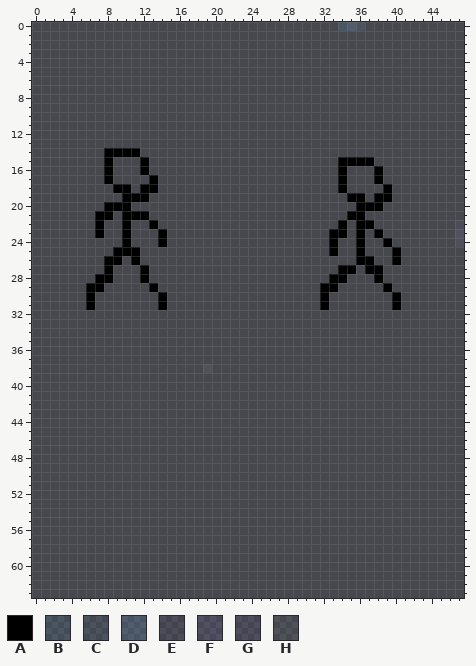
Two states of a pixel-art sprite, Hero_Parody1.png. The picture above was drawn from the file before the commit.
The file is 48x64 pixels. Pixels under 10% opacity are left out. Colours within 5 levels of each other are drawn and written as one.
Palette (. is transparent): A #000000  B #5b8aa935  C #708fa729  D #698cb14e  E #877bb71b  F #877cb92d  G #877dbb21  H #9b9eb31e
Pixels before (only the part around the change), first column x 0:
 0 ..................................BDC...........
 1 ................................................
 2 ................................................
 3 ................................................
 4 ................................................
 5 ................................................
 6 ................................................
 7 ................................................
 8 ................................................
 9 ................................................
10 ................................................
11 ................................................
12 ................................................
13 ................................................
14 ........AAAA....................................
15 ........A...A.....................AAAA..........
16 ........A...A.....................A...A.........
17 ........A....A....................A...A.........
18 .........AA.AA....................A....A........
19 ..........AAA......................AA.AA........
20 ........AAA.........................AAA.........
21 .......AA.AAA......................AA...........
22 .......A..A..A....................A.AA.........E
23 .......A..A...A..................AA.A.A........F
24 ..........A...A..................A..A..A.......G
25 .........AAA.....................A..A...A.......
26 ........AA.A........................AA..A.......
27 ........A...A.....................AA.AA.........
28 .......AA...A....................AA...A.........
29 ......AA.....A..................AA.....A........
30 ......A.......A.................A.......A.......
31 ......A.......A.................A.......A.......
32 ................................................
33 ................................................
34 ................................................
35 ................................................
36 ................................................
37 ................................................
38 ...................H............................
39 ................................................
40 ................................................
41 ................................................
42 ................................................
43 ................................................
44 ................................................
45 ................................................
46 ................................................
47 ................................................
48 ................................................
49 ................................................
50 ................................................
51 ................................................
52 ................................................
53 ................................................
54 ................................................
55 ................................................
56 ................................................
57 ................................................
58 ................................................
59 ................................................
60 ................................................
61 ................................................
62 ................................................
63 ................................................
Once edited:
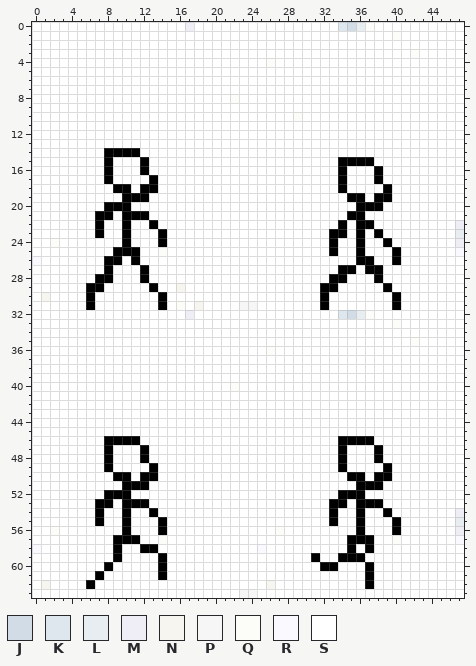
Colours new in this view: J #d1dce7  K #dde7ed  L #e8edf1  M #efeef6  N #f6f5f0  P #f6f6f6  Q #fcfcf9  R #f9f9ff  S #ffffff
From old to new:
Changed rows in their new state; - is an unchanged pixel.
first column x 0:
 0 SSSSSSSSSSSSSSSSSMSSSSSSSSSSSSSSSSKJLQSSSSSSSSSS
 1 SSSSSSSSSSSSSSSSSSSSSSSSSSSSSSSSSSSSSSSSQSSSSSSS
 2 SSSSSSSSSSSSSSSSSSSSSSSSSSSSSSSSSSSSSSSSSSSSSSSS
 3 SSSSSSSSSSSSSSSSSSSSSSSSSSSSSSSSSSSSSSSSSSQSSSSS
 4 SSSSSSSSSSSSSSSSSSSSSSSSSSQSSSSSSSSSSSSSSSSSSSSS
 5 SSSSSSSSSSSSSSSSSSSSSSSSSSSSSSSSSSSSSSSSSSSSSSSS
 6 SSSSSSSSSSSSSSSSSSSSSSSSSSSSSSSSSSSSSSSSSSSSSSSS
 7 SSSSSSSSSSSSSSSSSSSSSSSSSSSSSSSSSSSSSSSSSSSSSSSS
 8 SSSSSSSSSSSSSSSSSSSSSSQSSSSSSSSSSSSSSSSSSSSSSSSS
 9 SSSSSSSSSSSSSSSSSSSSSSSSSSSSSSSSSSSSSSSSSSSSSSSS
10 SSSSSSSSSSSSSSSSSSSSSSSSSSSSSQSSSSSSSSSSSSSSSSSS
11 SSSSSSSSSSSSSSSSSSSSSSSSSSSSSSSSSSSSSSSSSSSSSSSS
12 SSSSSSSSSSSSSSSSSSSSSSSSSSSSSSSSSSSSSSSSSSSSSSSS
13 SSSSSSSSSSSSSSSSSSSSSSSSSSSSSSSSSSSSSSSSSSSSSSSS
14 SSSSSSSS----SSSSSSSSSSSSSSSSSSSSSSSSSSSSSSSSSSSS
15 SSSSSSSS-SSS-SSSSSSSSSSSSSSSSSSSSS----SSSSSSSSSS
16 SSSSSSSS-SSS-SSSSSSSSSSSSSSSSSSSSS-SSS-SSSSSSSSS
17 SSSSSSSS-SSSS-SSSSSSSSSSSSSSSSSSSS-SSS-SSSSSSSSS
18 SSSSSSSSS--S--SSSSSSSSSSSSSSSSSSSS-SSSS-SSSSSSSS
19 SSSSSSSSSS---SSSSSSSSSSSSSSSSSSSSSS--S--SSSSSSSS
20 SSSSSSSS---SSSSSSSSSSSSSSSSSSSSSSSSS---SSSSSSSSS
21 SSSSSSS--S---SSSSSSSSSSSSSSSSSSSSSS--SSSSSSSSSSS
22 SSSSSSS-SS-SS-SSSSSSSSSSSSSSSSSSSS-S--SSSSSSSSSM
23 SSSSSSS-SS-SSS-SSSSSSSSSSSSSSSSSS--S-S-SSSSSSSSL
24 SSQSSSSSSS-SSS-SSSSSSSSSSSSSSSSSS-SS-SS-SSSSSSSM
25 SSSSSSSSS---SSQSSSSSSSSSSSSSSSSSS-SS-SSS-SSSSSSR
26 RSSSSSSS--S-SSSSSSSSSSSSSSSSSSSSSSSS--SS-SSSSSSS
27 SSSSSSSS-SSS-SSSSSSSSSSSSSSSSSSSSS--S--SSSSSSSSS
28 SSSSSSS--SSS-SSSSSSSSSSSSSSSSSSSS--SSS-SSSSSSSSS
29 SSSSSS--SSSSS-SSNSSSSSSSSSSSSSSS--SSSSS-SSSSSSSS
30 SNSSSS-SSSSSSS-SSSSSSSSSSSSSSSSS-SSSSSSS-SSSSSSS
31 SSSSSS-SSSSSSS-SQSNSSSSPPSSSSSSS-SSSSSSS-SSSSSSS
32 SSSSSSSSSSSSSSSSSMSSSSSSSSSSSSSSSSKJLQSSSSSSSSSS
33 SSSSSSSSSSSSSSSSSSSSSSSSSSSSSSSSSSSSSSSSQSSSSSSS
34 SSSSSSSSSSSSSSSSSSSSSSSSSSSSSSSSSSSSSSSSSSSSSSSS
35 SSSSSSSSSSSSSSSSSSSSSSSSSSSSSSSSSSSSSSSSSSQSSSSS
36 SSSSSSSSSSSSSSSSSSSSSSSSSSQSSSSSSSSSSSSSSSSSSSSS
37 SSSSSSSSSSSSSSSSSSSSSSSSSSSSSSSSSSSSSSSSSSSSSSSS
38 SSSSSSSSSSSSSSSSSSSSSSSSSSSSSSSSSSSSSSSSSSSSSSSS
39 SSSSSSSSSSSSSSSSSSSSSSSSSSSSSSSSSSSSSSSSSSSSSSSS
40 SSSSSSSSSSSSSSSSSSSSSSQSSSSSSSSSSSSSSSSSSSSSSSSS
41 SSSSSSSSSSSSSSSSSSSSSSSSSSSSSSSSSSSSSSSSSSSSSSSS
42 SSSSSSSSSSSSSSSSSSSSSSSSSSSSSSSSSSSSSSSSSSSSSSSS
43 SSSSSSSSSSSSSSSSSSSSSSSSSSSSSSSSSSSSSSSSSSSSSSSS
44 SSSSSSSSSSSSSSSSSSSSSSSSSSSSSSSSSSSSSSSSSSSSSSSS
45 SSSSSSSSSSSSSSSSSSSSSSSSSSSSSSSSSSSSSSSSSSSSSSSS
46 SSSSSSSSAAAASSSSSSSSSSSSSSSSSSSSSSAAAASSSSSSSSSS
47 SSSSSSSSASSSASSSSSSSSSSSSSSSSSSSSSASSSASSSSSSSSS
48 SSSSSSSSASSSASSSSSSSSSSSSSSSSSSSSSASSSASSSSSSSSS
49 SSSSSSSSASSSSASSSSSSSSSSSSSSSSSSSSASSSSASSSSSSSS
50 SSSSSSSSSAASAASSSSSSSSSSSSSSSSSSSSSAASAASSSSSSSS
51 SSSSSSSSSSAAASSSSSSSSSSSSSSSSSSSSSSSAAASSSSSSSSS
52 SSSSSSSSAAASSSSSSSSSSSSSSSSSSSSSSSAAASSSSSSSSSSS
53 SSSSSSSAASAAASSSSSSSSSSSSSSSSSSSSAASAAASSSSSSSSS
54 SSSSSSSASSASSASSSSSSSSSSSSSSSSSSSASSASSASSSSSSSM
55 SSSSSSSASSASSSASSSSSSSSSSSSSSSSSSASSASSSASSSSSSL
56 SSQSSSSSSSASSSASSSSSSSSSSSSQSSSSSSSSASSSASSSSSSM
57 SSSSSSSSSAAASSQSSSSSSSSSSSSSSSSSSSSAAASSQSSSSSSR
58 RSSSSSSSSASSAASSSSSSSSSSSRSSSSSSSSSASASSSSSSSSSS
59 SSSSSSSSSASSSSASSSSSSSSSSSSSSSSASSAAASSSSSSSSSSS
60 SSSSSSSSASSSSSASSSSSSSSSSSSSSSSSAASSSASSSSSSSSSS
61 SSSSSSSASSSSSSASSSSSSSSSSSSSSSSSSSSSSASSSSSSSSSS
62 SNSSSSASSSSSSSSSSSSSSSSSSSNSSSSSSSSSSASSSSSSSSSS
63 SSSSSSSSSSSSSSSSSSSSSSSPPSSSSSSSSSSSSSSSSSSSSSSS
Boxes around the changes in both pictures, in picture pixels (x1, y1, x2, y2):
changed: (32, 22, 464, 598)
